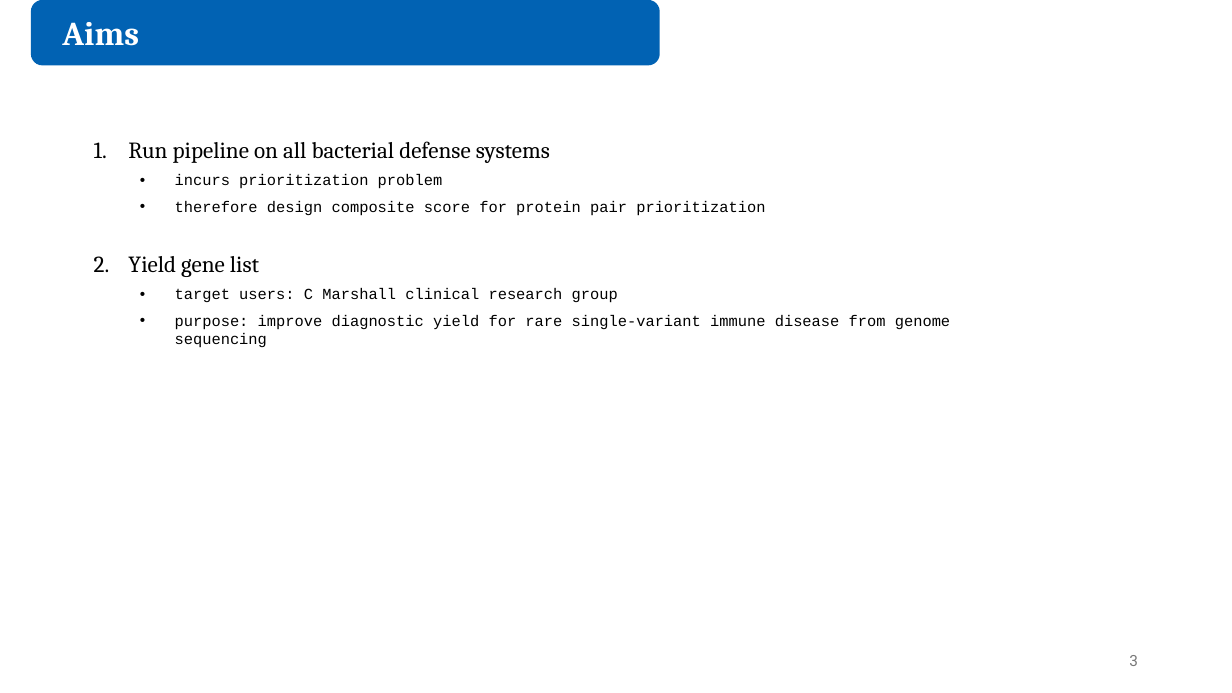
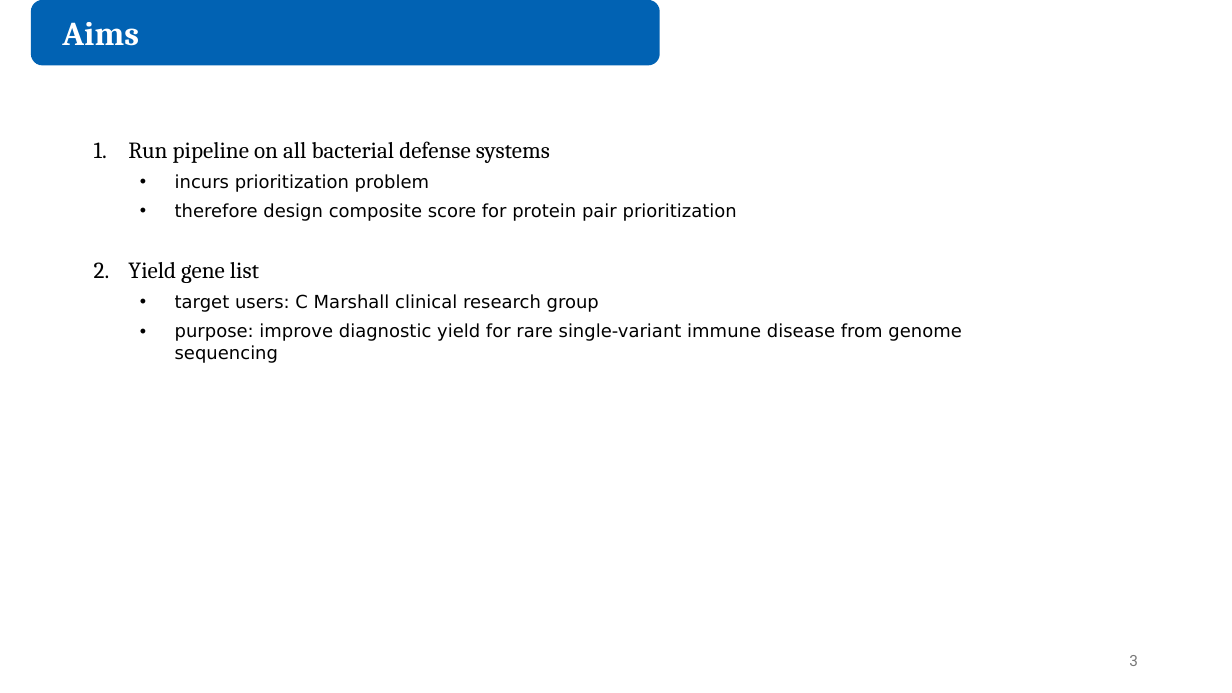
Before and after one commit to juliandeanmoran/BISSH, a slide deck: slide 3 of reports/2026-08-28_projectUpdate_3/2026-08-28_projectUpdate_3_jmoran.pptx. Drawn at 1232x693 pixels with LibreOffice and Linux fonts; fonts in the diff are those of the drawing. Boxes give left, top, right and bottom in pixels: in the first picture for what was removed or moved away, otherwise in the second. Text is boxed around its words. In the diff, an @@ line names an element or a change of style, - is before the commit and + after.

```diff
--- a/reports/2026-08-28_projectUpdate_3/2026-08-28_projectUpdate_3_jmoran.pptx
+++ b/reports/2026-08-28_projectUpdate_3/2026-08-28_projectUpdate_3_jmoran.pptx
@@ text at (175,174,962,363): size 12 to 14 pt, font Courier New to DejaVu Sans in "incurs prioritization problem", "therefore design composite score for protein pair ...", "target users: C Marshall clinical research group", "purpose: improve diagnostic yield for rare single-variant ..." @@
```
Also in this commit, not shown: 2 other slides changed, 5 slides added, 1 slide removed, 5 other files.
